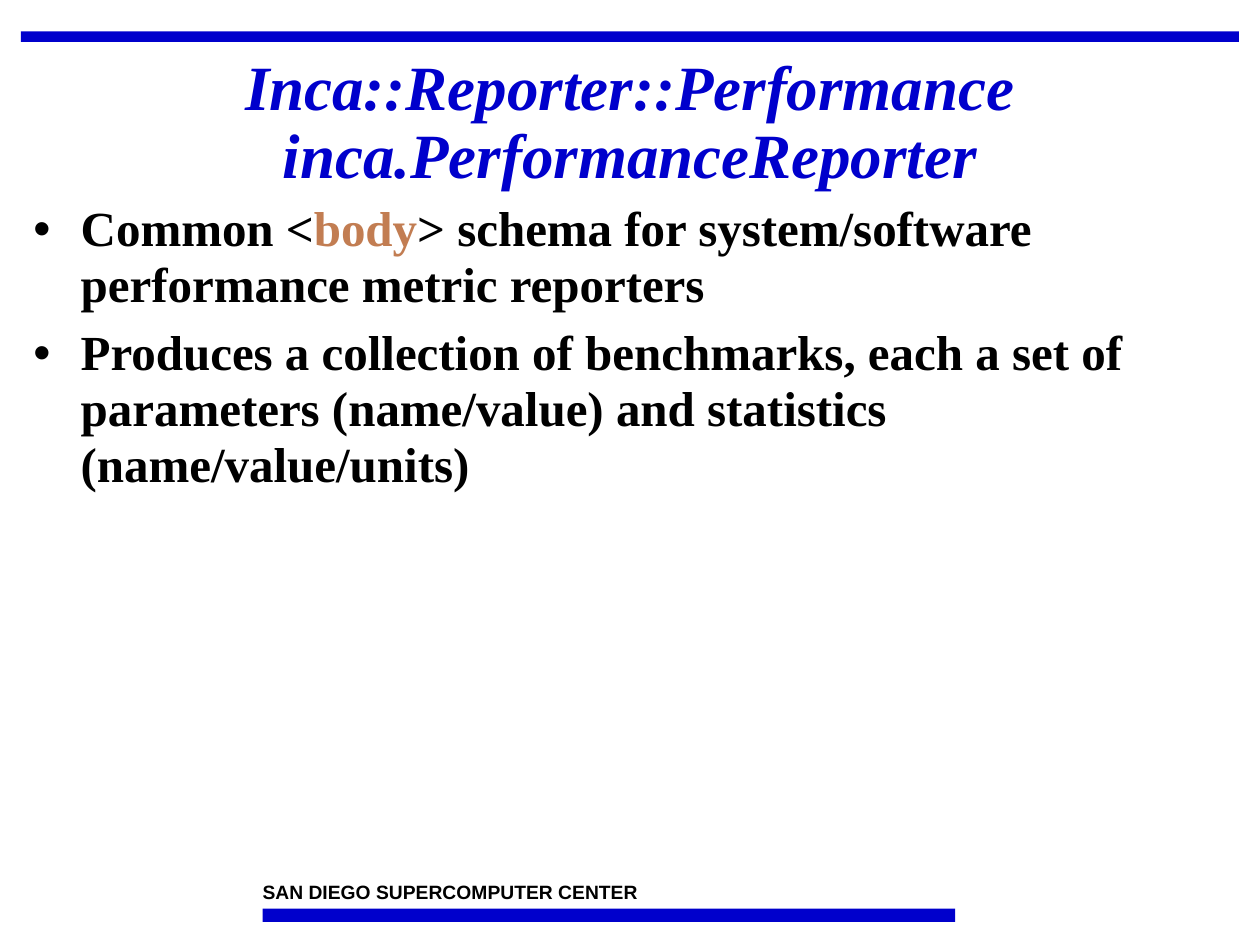
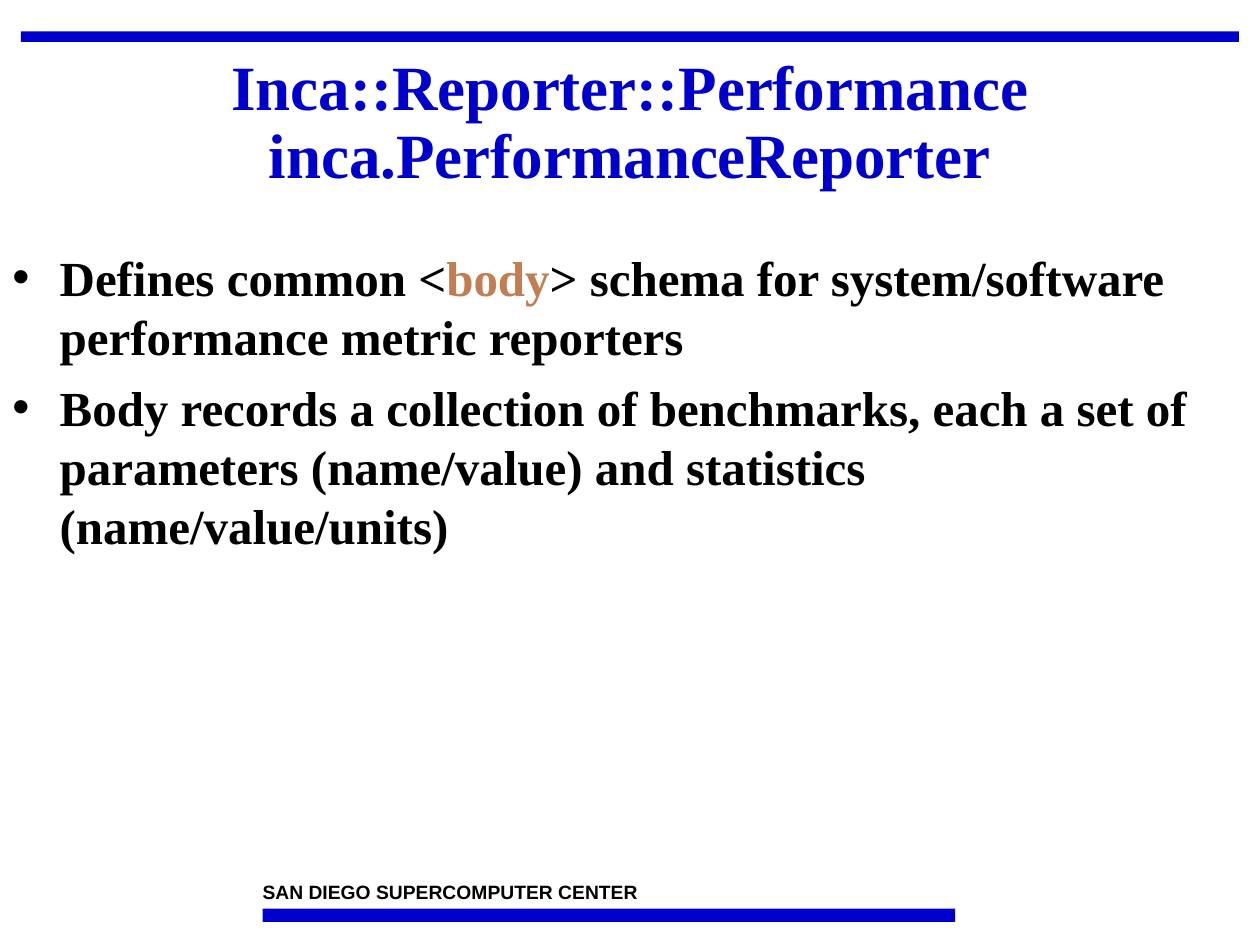
Before and after one commit to IncaProject/inca-xsede, a slide deck: slide 24 of talks/2008workshop/incaReporters.ppt (slide 28 before the commit). Drawn at 1260x945 pixels with LibreOffice and Linux fonts; fonts in the diff are those of the drawing; background and template pictures are left out. Boxes give left, top, right and bottom in pixels: in the first picture for what was removed or moved away, otherwise in the second. Text is boxed around its words. In the diff, an @@ line names an element or a change of style, - is before the commit and + after.

```diff
--- a/talks/2008workshop/incaReporters.ppt
+++ b/talks/2008workshop/incaReporters.ppt
@@ title "Inca::Reporter::Performance inca.PerformanceReporter" at [231,65,1028,190]: italic off @@
@@ text at [60,261,1187,553]: text changed @@
-• Common <body> schema for system/software performance metric reporters
-• Produces a collection of benchmarks, each a set of parameters (name/value) and statistics (name/value/units)
+• Defines common <body> schema for system/software performance metric reporters
+• Body records a collection of benchmarks, each a set of parameters (name/value) and statistics (name/value/units)
```
Also in this commit, not shown: 32 other slides changed, 1 slide added, 5 slides removed, 1 other file.
